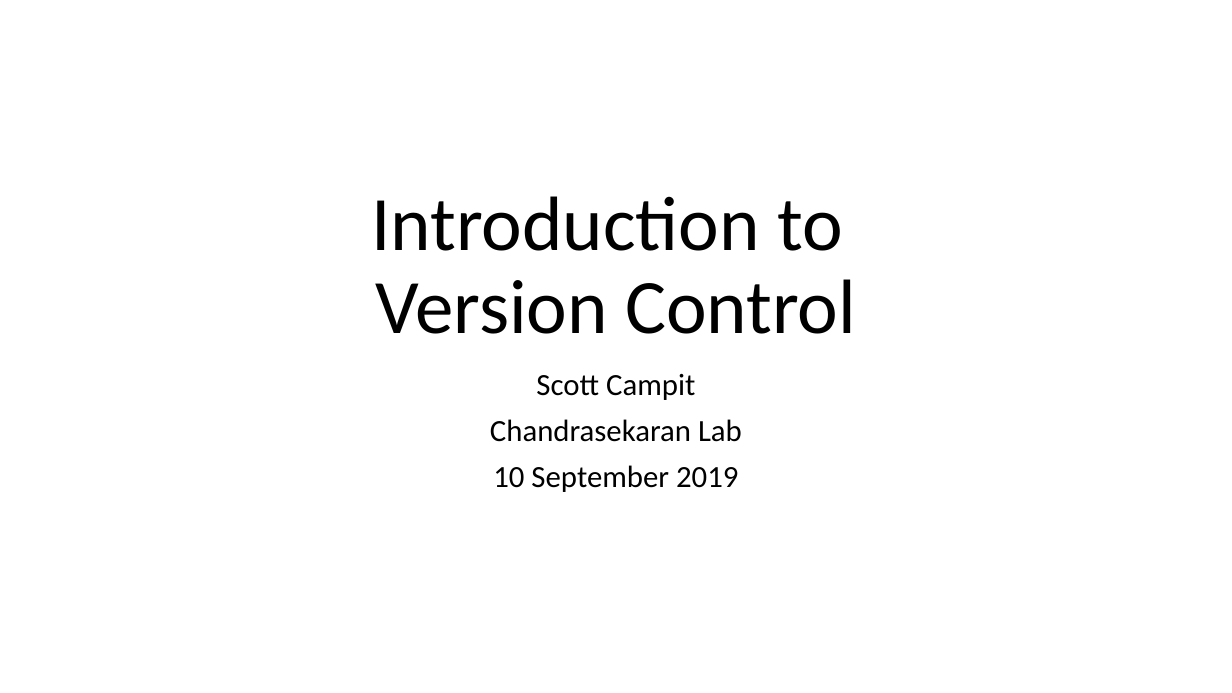
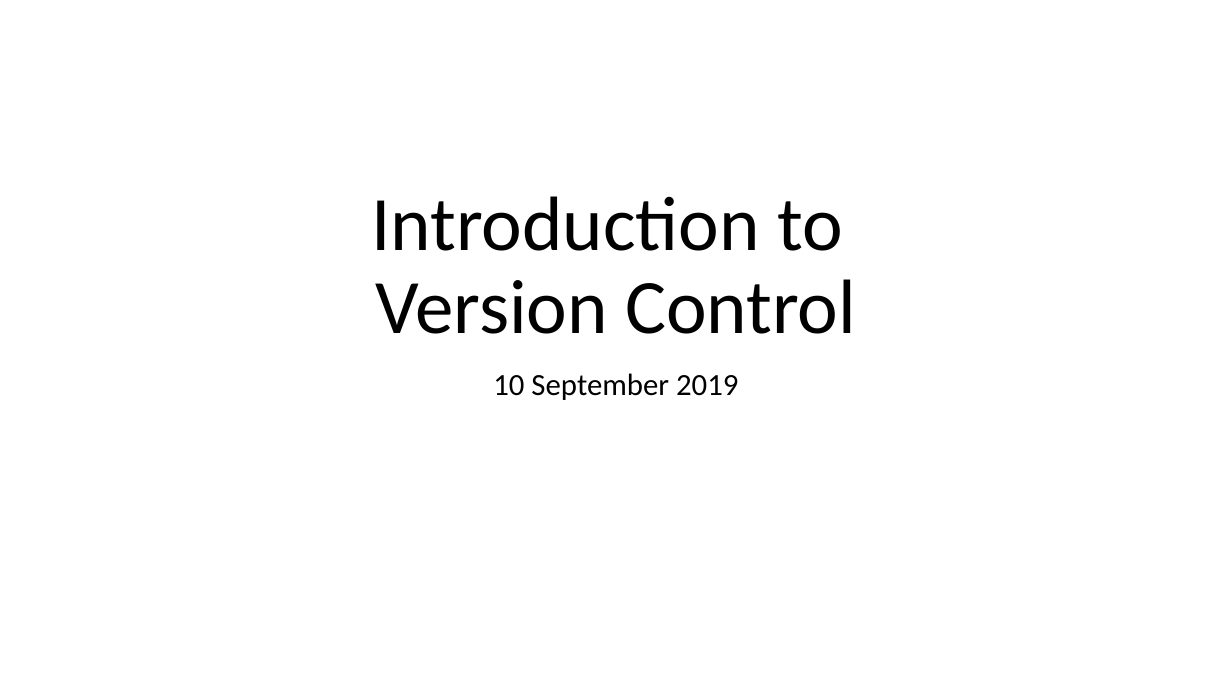
Before and after one commit to sriram-lab/github, a slide deck: slide 1 of GitHub-Intro.pptx. Drawn at 1232x693 pixels with LibreOffice and Linux fonts; fonts in the diff are those of the drawing. Boxes give left, top, right and bottom in pixels: in the first picture for what was removed or moved away, otherwise in the second. Text is boxed around its words. In the diff, an @@ line names an element or a change of style, - is before the commit and + after.

```diff
--- a/GitHub-Intro.pptx
+++ b/GitHub-Intro.pptx
@@ subtitle at (490, 374, 742, 442): paragraphs removed @@
-Scott Campit
-Chandrasekaran Lab
```
Also in this commit, not shown: 9 other slides changed, 5 slides added, 1 slide removed.
